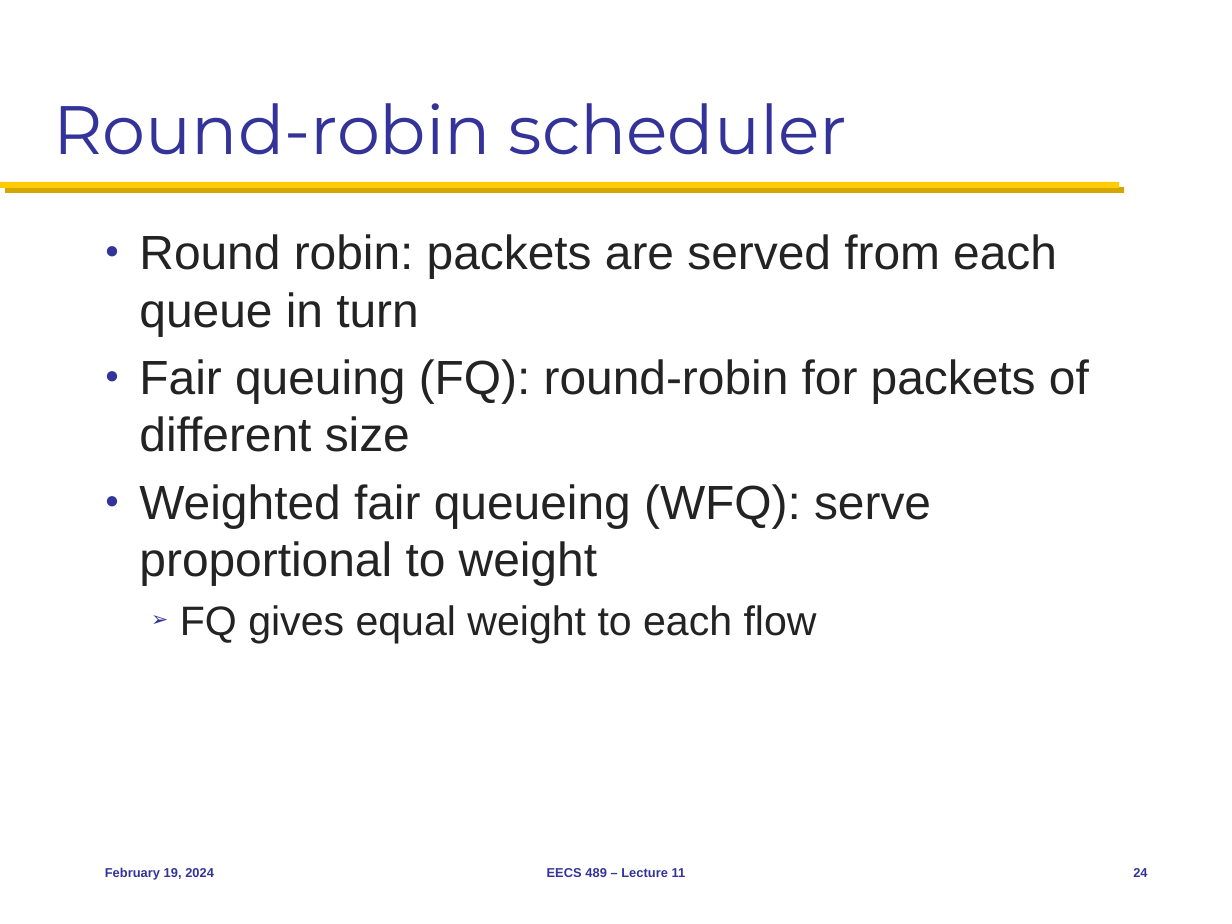
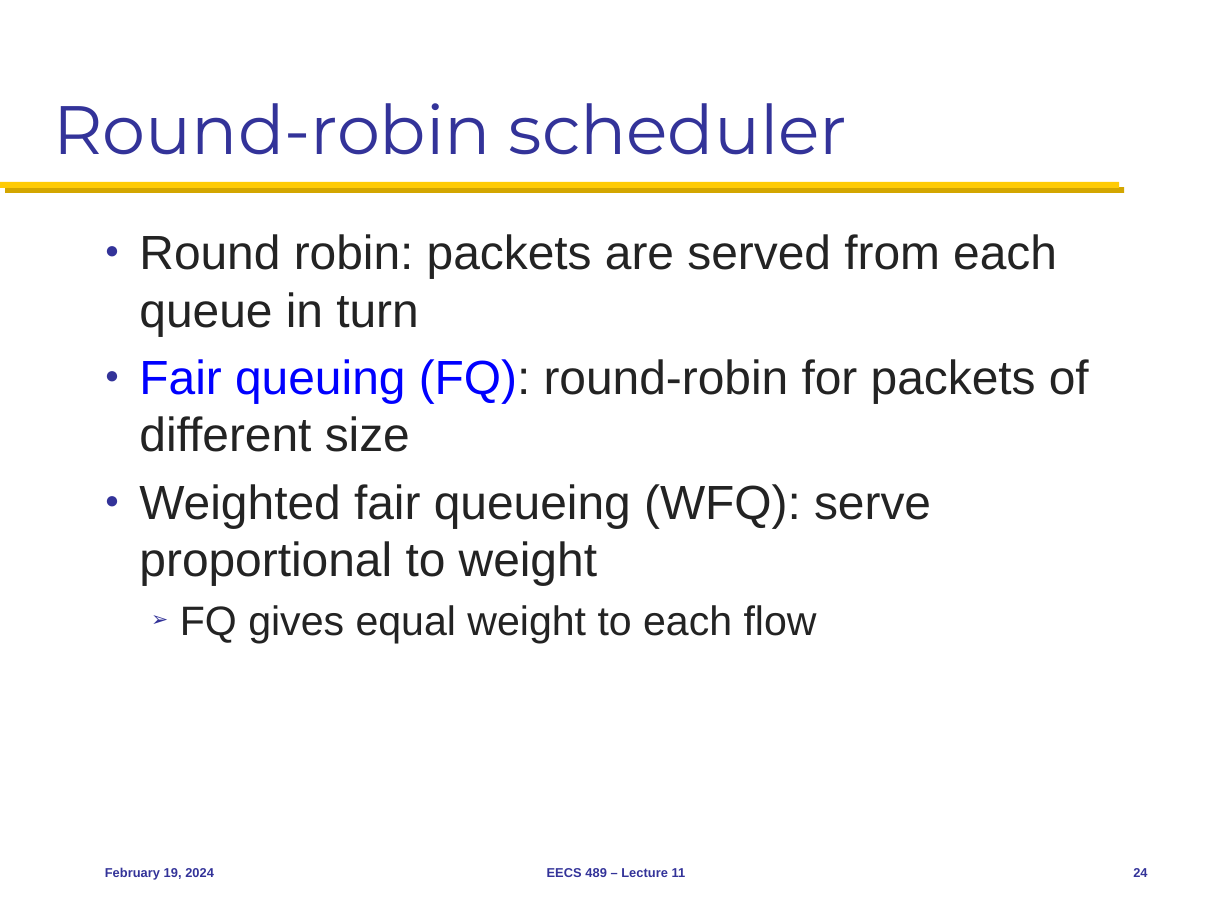
Before and after one commit to mosharaf/eecs489, a slide deck: slide 24 of Slides/021924.pptx. Drawn at 1232x924 pixels with LibreOffice and Linux fonts; fonts in the diff are those of the drawing. Boxes give left, top, right and bottom in pixels: in the first picture for what was removed or moved away, otherwise in the second. Text is boxed around its words. In the diff, an @@ line names an element or a change of style, - is before the commit and + after.

```diff
--- a/Slides/021924.pptx
+++ b/Slides/021924.pptx
@@ text at bbox=[139, 359, 1089, 452]: text colour #232323 to #0000FF in "Fair queuing (FQ):" @@
```
Also in this commit, not shown: 2 other slides changed, 1 other file.
